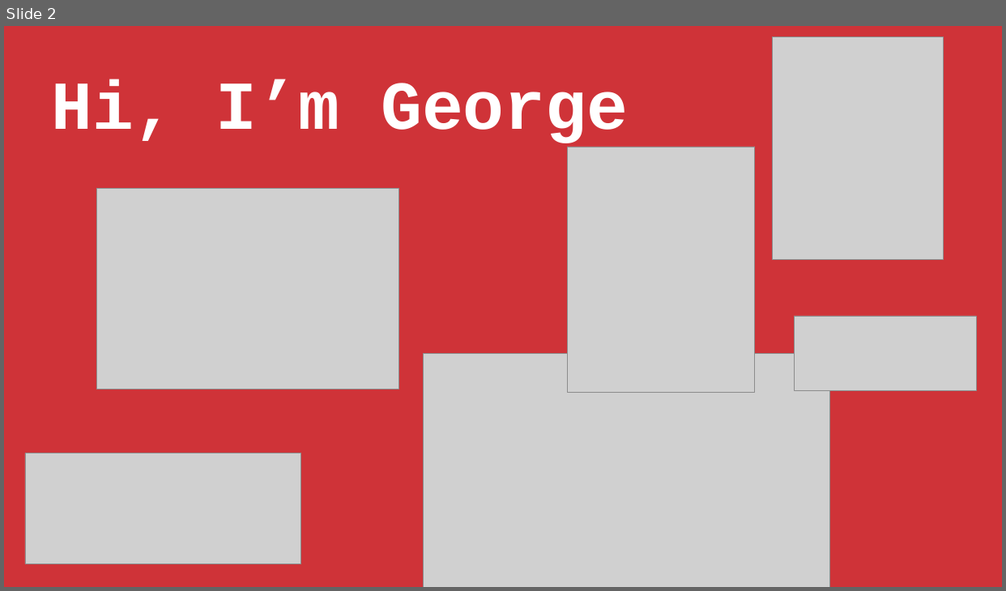
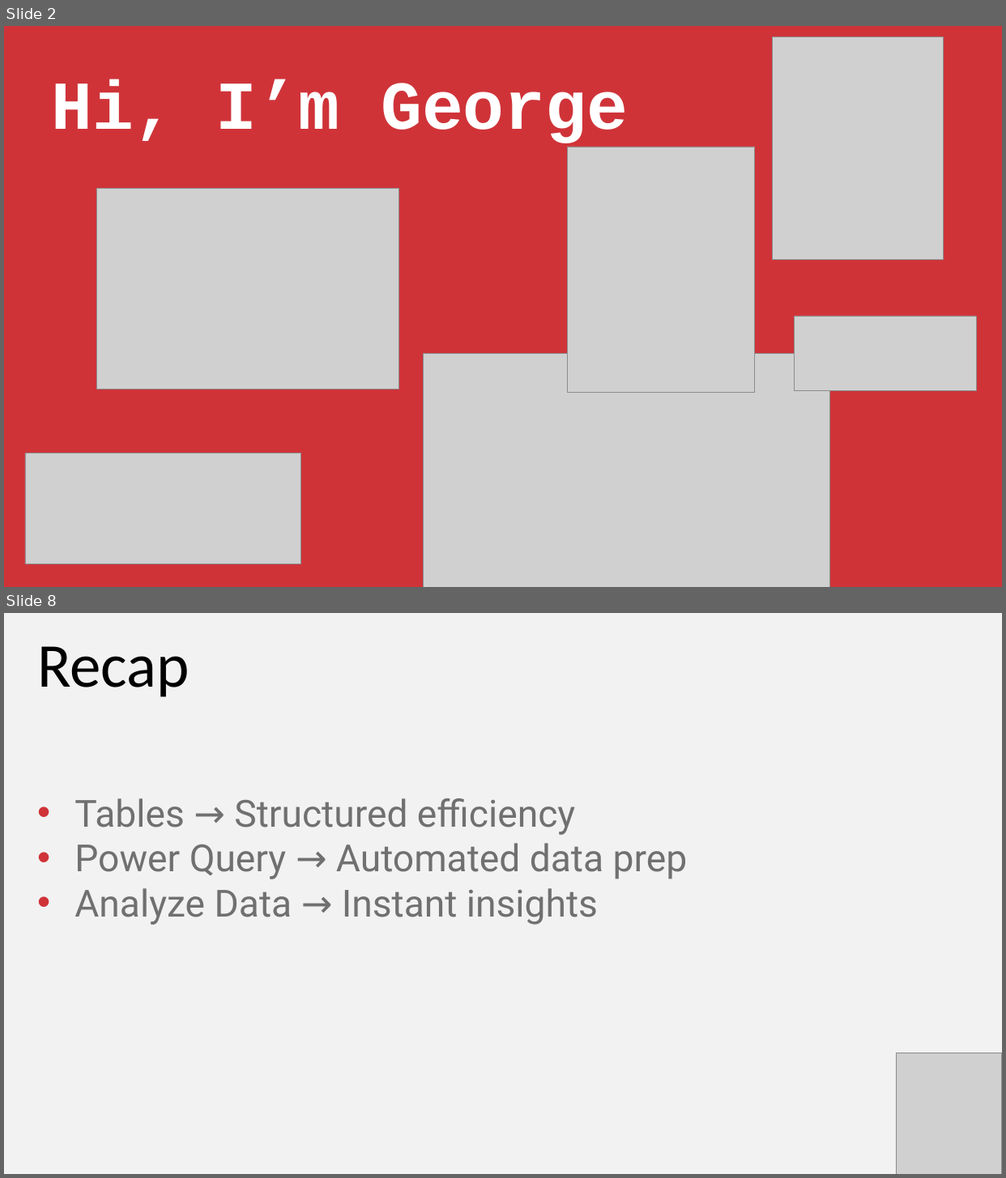
Before and after one commit to stringfestdata/modern-excel-demo-day, a slide deck: modern-excel-demo-day.pptx. Shown one above the other, each under a label of ours: slide 2 before the commit, slides 2 and 8 after it; the slides between them are not shown. The pictures are 1006x591 and 1006x1178 pixels, drawn with LibreOffice and Linux fonts; fonts in the diff are those of the drawing; grey boxes stand for pictures. Boxes give left, top, right and bottom in pixels: in the first picture for what was removed or moved away, otherwise in the second. Text is boxed around its words. In the diff, an @@ line names an element or a change of style, - is before the commit and + after.

```diff
--- a/modern-excel-demo-day.pptx
+++ b/modern-excel-demo-day.pptx
@@ slide 8 added at (x1=4, y1=613, x2=1002, y2=1174), background #F2F2F2 @@
@@ text added at (x1=37, y1=646, x2=189, y2=697), 90 pt, text #000000 @@
+Recap
@@ text added at (x1=74, y1=798, x2=688, y2=925), 54 pt, text #707070 @@
+• Tables → Structured efficiency
+• Power Query → Automated data prep
+• Analyze Data → Instant insights
@@ picture added at (x1=896, y1=1053, x2=1001, y2=1174) @@
```
Also in this commit, not shown: 1 slide changed, 18 other slides added, 5 slides removed, 1 other file.
